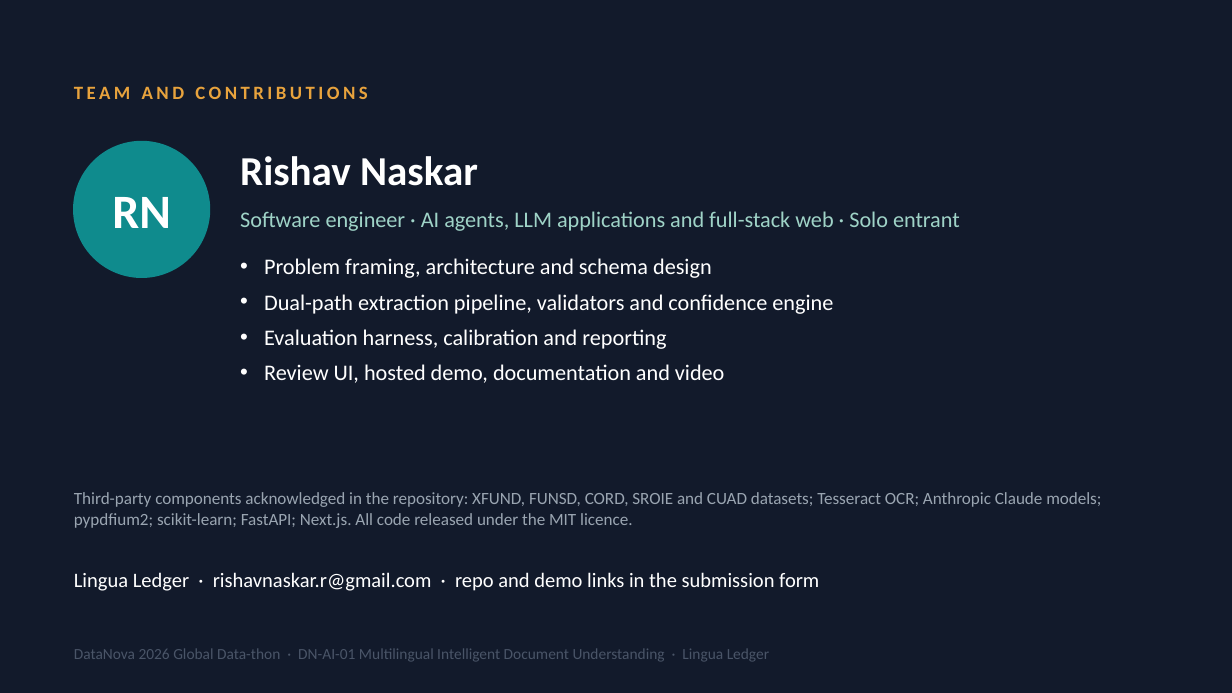
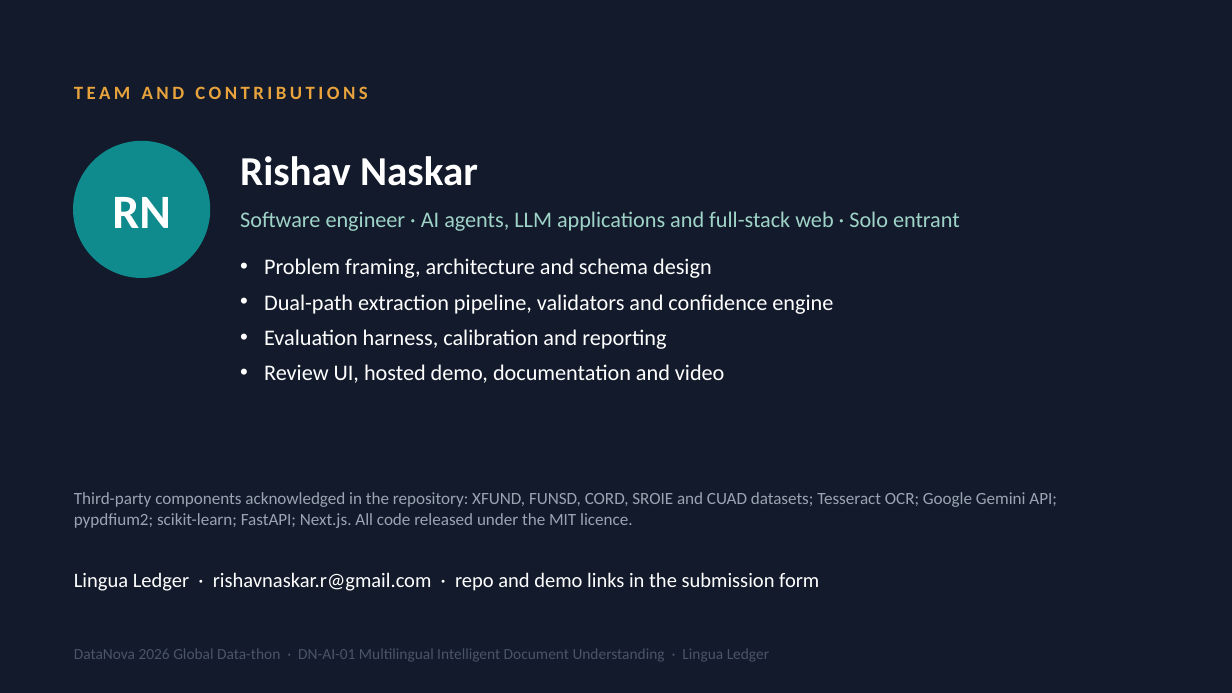
Before and after one commit to rishavnaskar/lingua-ledger, a slide deck: slide 14 of deck/LinguaLedger-DataNova2026-Round1.pptx (slide 11 before the commit). Drawn at 1232x693 pixels with LibreOffice and Linux fonts; fonts in the diff are those of the drawing. Boxes give left, top, right and bottom in pixels: in the first picture for what was removed or moved away, otherwise in the second. Text is boxed around its words. In the diff, an @@ line names an element or a change of style, - is before the commit and + after.

Commit message:
Two-fold cross-fitted calibration with a stable split, results deck, Devpost text

```diff
--- a/deck/LinguaLedger-DataNova2026-Round1.pptx
+++ b/deck/LinguaLedger-DataNova2026-Round1.pptx
@@ text at <box>74,492,1057,528</box>: text changed @@
-Third-party components acknowledged in the repository: XFUND, FUNSD, CORD, SROIE and CUAD datasets; Tesseract OCR; Anthropic Claude models; pypdfium2; scikit-learn; FastAPI; Next.js. All code released under the MIT licence.
+Third-party components acknowledged in the repository: XFUND, FUNSD, CORD, SROIE and CUAD datasets; Tesseract OCR; Google Gemini API; pypdfium2; scikit-learn; FastAPI; Next.js. All code released under the MIT licence.
```
Also in this commit, not shown: 2 other slides changed, 3 slides added, 10 other files.
